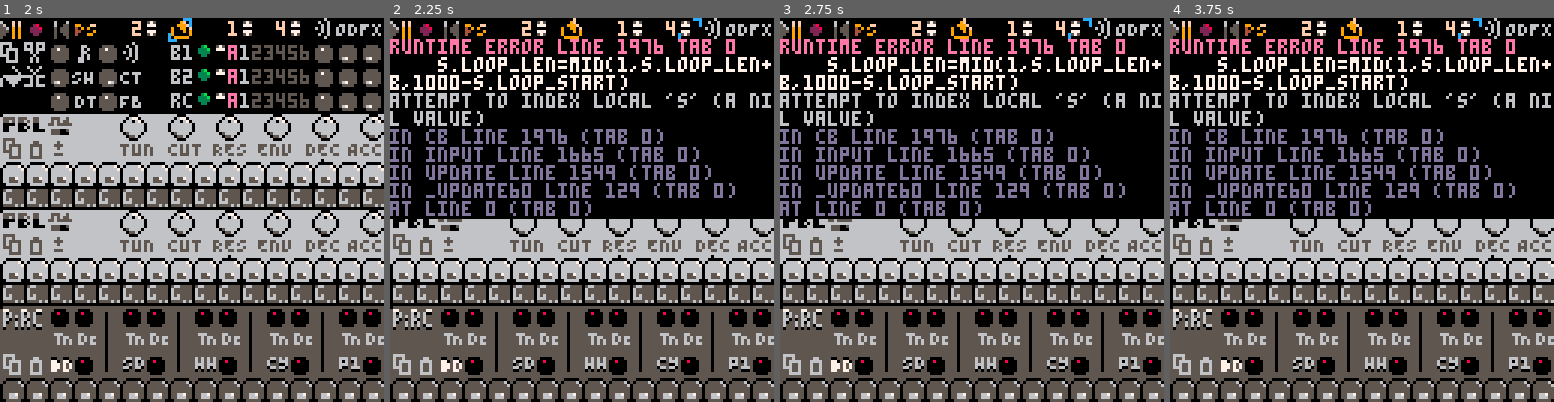
Above: before the commit, frames 1-4 (left to right).
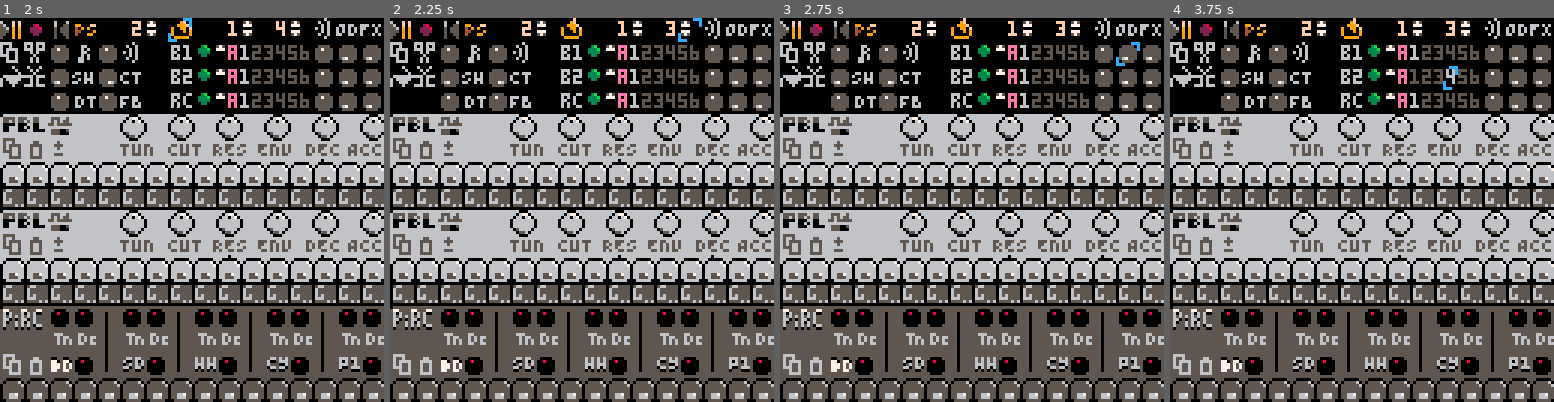
Above: after the commit, the same moments.

Repository: luchak/rp8
Game: PICO-8 cartridge pb-0x.p8
The game is run twice, just before and just after one commit, with the same random seed, the same clock (stepped at 60 frames per second) and the same inputs.
Inputs:
- Up to frame 1 (2 s): tap X (X key) at 0.33, 1.07, 1.85 s; tap O (Z key) at 0.7, 1.7 s; hold Right from 1.6 s (still down)
- Up to frame 2 (2.25 s): release Right at 2.1 s; tap O (Z key) at 2.1 s; hold Up from 2.15 s (still down)
- Up to frame 3 (2.75 s): release Up at 2.42 s; hold Right from 2.47 s (still down); tap O (Z key) at 2.5 s
- Up to frame 4 (3.75 s): tap O (Z key) at 2.9, 3.3, 3.7 s; tap X (X key) at 2.97 s; release Right at 3.03 s; hold Left 3.08-3.58 s; hold Down from 3.63 s (still down)

Frame 1 is identical in both runs. In frame 2, 33% of the frame differs, in the area x 0-100%, y 0-53%; in frame 3, 33%; in frame 4, 33%.
Error before the commit: runtime error line 1976 tab 0; s.loop_len=mid(1,s.loop_len+b,1000-s.loop_start); attempt to index local 's' (a nil value)

Commit message:
Remove old reference to .song

Diff:
--- a/pb-0x.p8
+++ b/pb-0x.p8
@@ -1576,10 +1576,10 @@
  song_only(
   momentary_new(80,yp,192,
    function(state,b)
-    local s=state.song
-    local ns=s.loop_start+b
-    s.loop_start=mid(1,ns,999)
-    s.loop_len=mid(1,s.loop_len,1000-ns)
+    local tl=state.tl
+    local ns=tl.loop_start+b
+    tl.loop_start=mid(1,ns,999)
+    tl.loop_len=mid(1,tl.loop_len,1000-ns)
    end
   ),
   197
@@ -1590,8 +1590,8 @@
  song_only(
   momentary_new(96,yp,192,
    function(state,b)
-    local s=state.song
-    s.loop_len=mid(1,s.loop_len+b,1000-s.loop_start)
+    local tl=state.tl
+    tl.loop_len=mid(1,tl.loop_len+b,1000-tl.loop_start)
    end
   ),
   197
